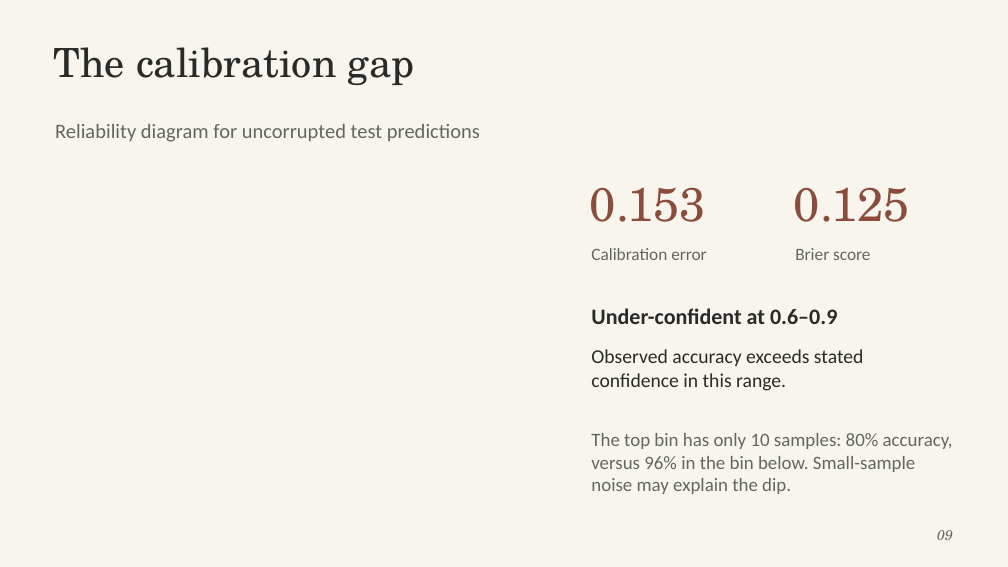
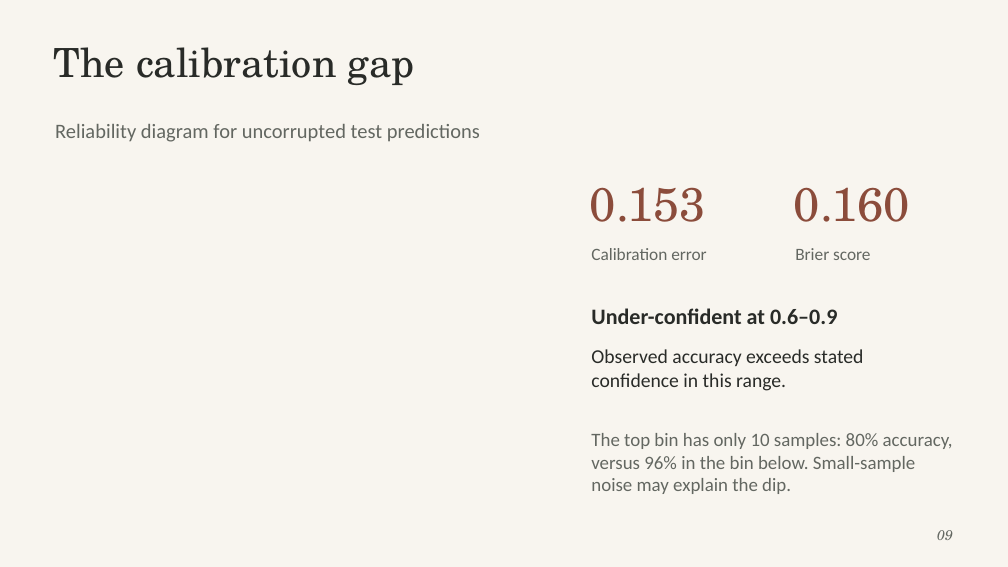
Before and after one commit to ahansardar/ai-confidence-drift, a slide deck: slide 9 of reports/presentation/AI_Confidence_Drift_Presentation.pptx. Drawn at 1008x567 pixels with LibreOffice and Linux fonts; fonts in the diff are those of the drawing. Boxes give left, top, right and bottom in pixels: in the first picture for what was removed or moved away, otherwise in the second. Text is boxed around its words. In the diff, an @@ line names an element or a change of style, - is before the commit and + after.

```diff
--- a/reports/presentation/AI_Confidence_Drift_Presentation.pptx
+++ b/reports/presentation/AI_Confidence_Drift_Presentation.pptx
@@ text at (794,187,910,222): text changed @@
-0.125
+0.160
```
Also in this commit, not shown: 8 other slides changed, 22 other files.
